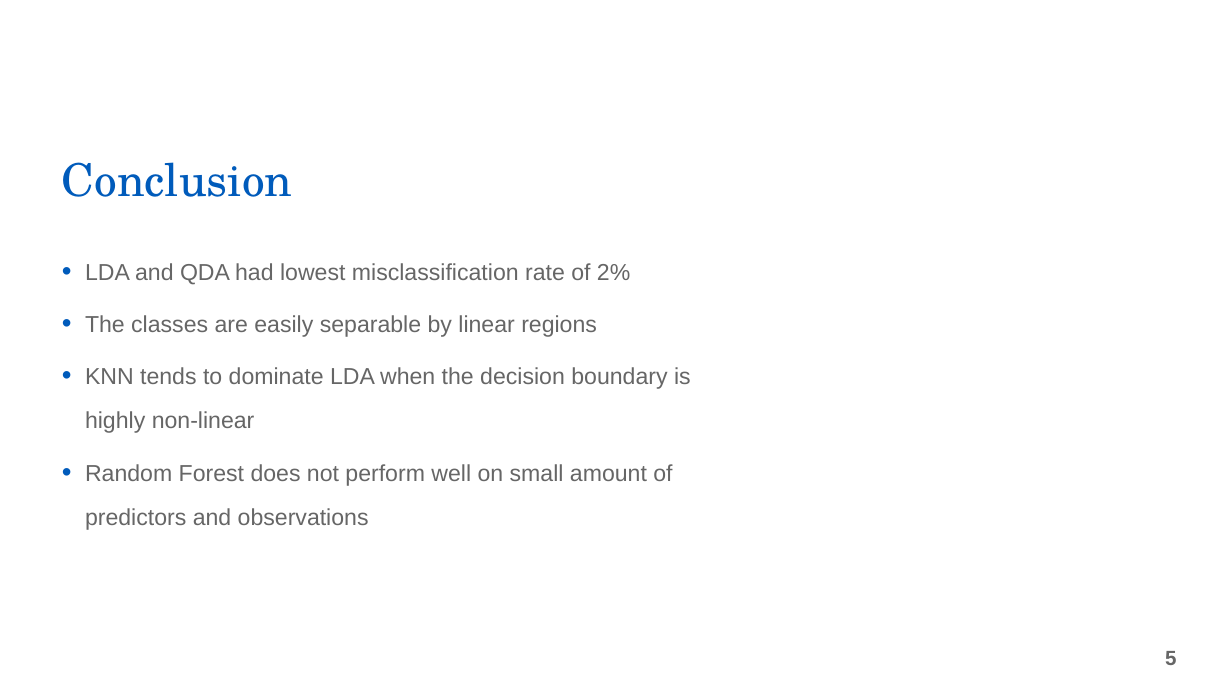
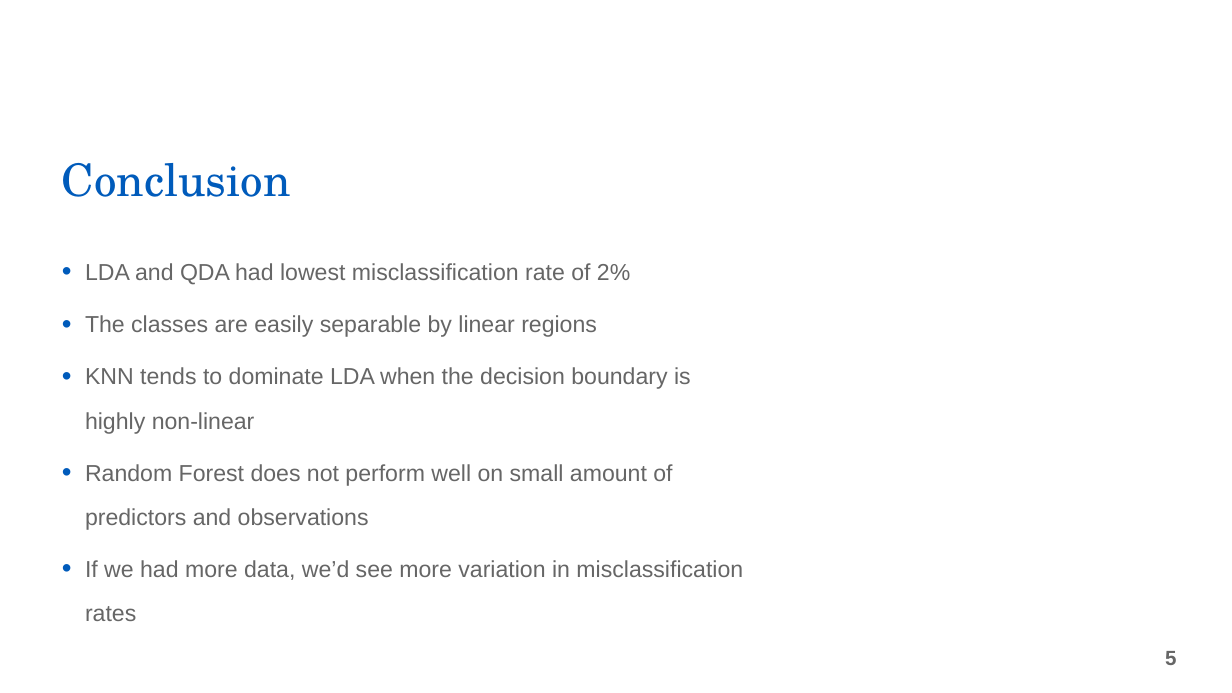
Before and after one commit to thanickcruz/buffalo_crime, a slide deck: slide 9 of EAS508-Presentation.pptx. Drawn at 1232x693 pixels with LibreOffice and Linux fonts; fonts in the diff are those of the drawing; background and template pictures are left out. Boxes give left, top, right and bottom in pixels: in the first picture for what was removed or moved away, otherwise in the second. Text is boxed around its words. In the diff, an @@ line names an element or a change of style, - is before the commit and + after.

Commit message:
update ppt

```diff
--- a/EAS508-Presentation.pptx
+++ b/EAS508-Presentation.pptx
@@ title "Conclusion" at (62, 163, 291, 197): size 35.3 to 35 pt @@
@@ text at (85, 560, 743, 621): paragraph added @@
+• If we had more data, we’d see more variation in misclassification rates
```
Also in this commit, not shown: 17 other slides changed.
